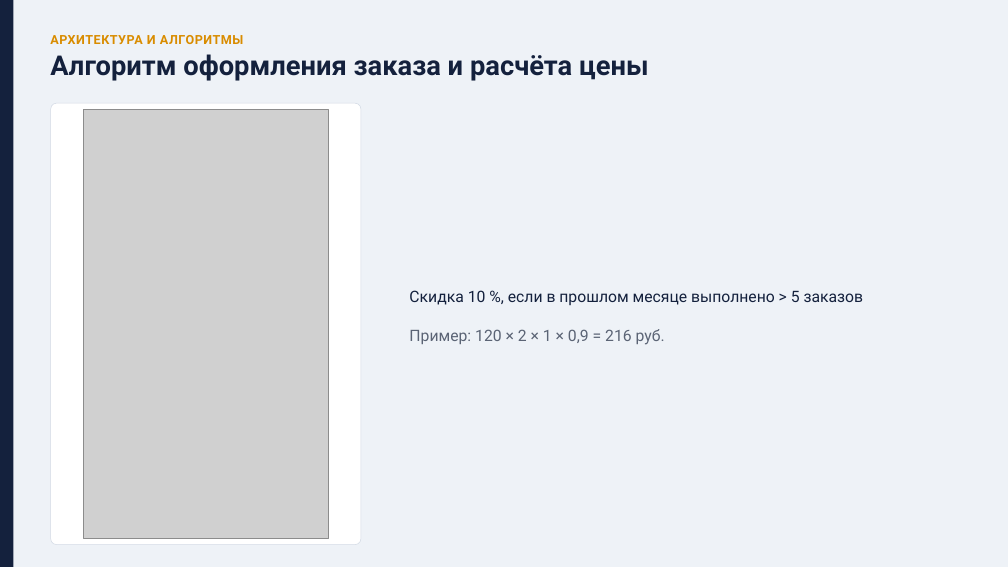
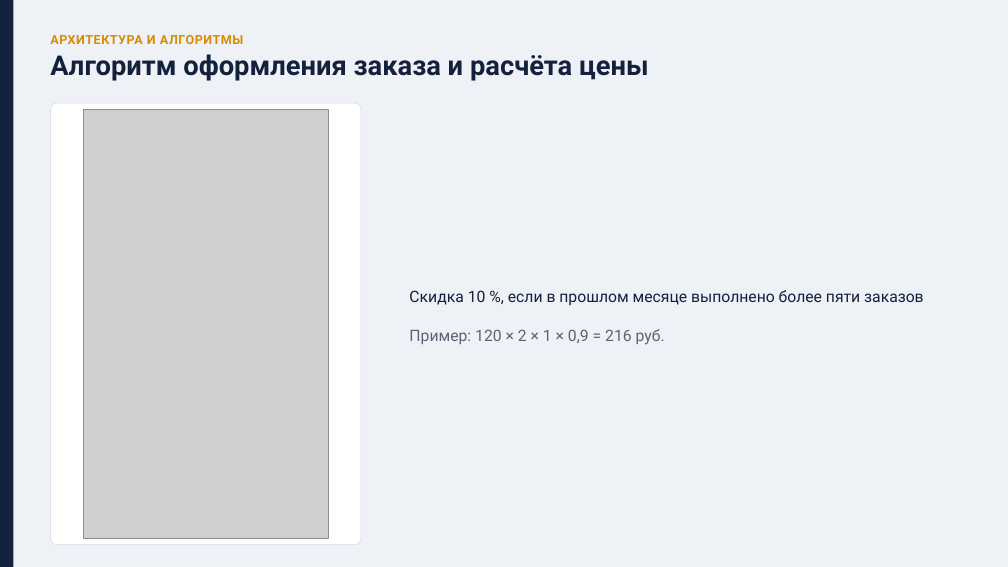
Before and after one commit to nnxd123/CourierDeliveryInformationService, a slide deck: slide 6 of docs/Информационная система для службы курьерской доставки.pptx. Drawn at 1008x567 pixels with LibreOffice and Linux fonts; fonts in the diff are those of the drawing; grey boxes stand for pictures. Boxes give left, top, right and bottom in pixels: in the first picture for what was removed or moved away, otherwise in the second. Text is boxed around its words. In the diff, an @@ line names an element or a change of style, - is before the commit and + after.

```diff
--- a/docs/Информационная система для службы курьерской доставки.pptx
+++ b/docs/Информационная система для службы курьерской доставки.pptx
@@ text at bbox=[409, 290, 924, 305]: text changed @@
-Скидка 10 %, если в прошлом месяце выполнено > 5 заказов
+Скидка 10 %, если в прошлом месяце выполнено более пяти заказов
```
Also in this commit, not shown: 1 other slide changed, 19 other files.
